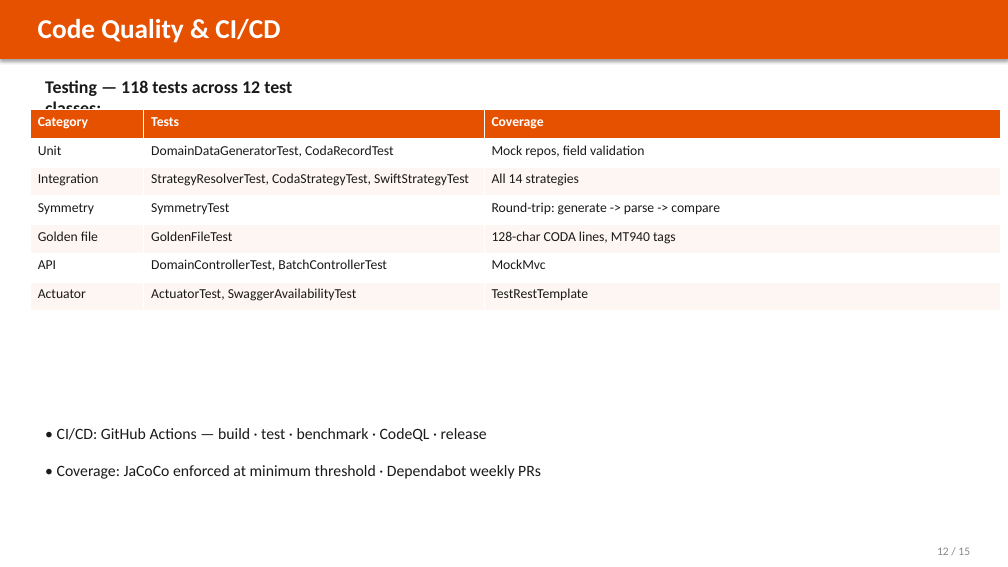
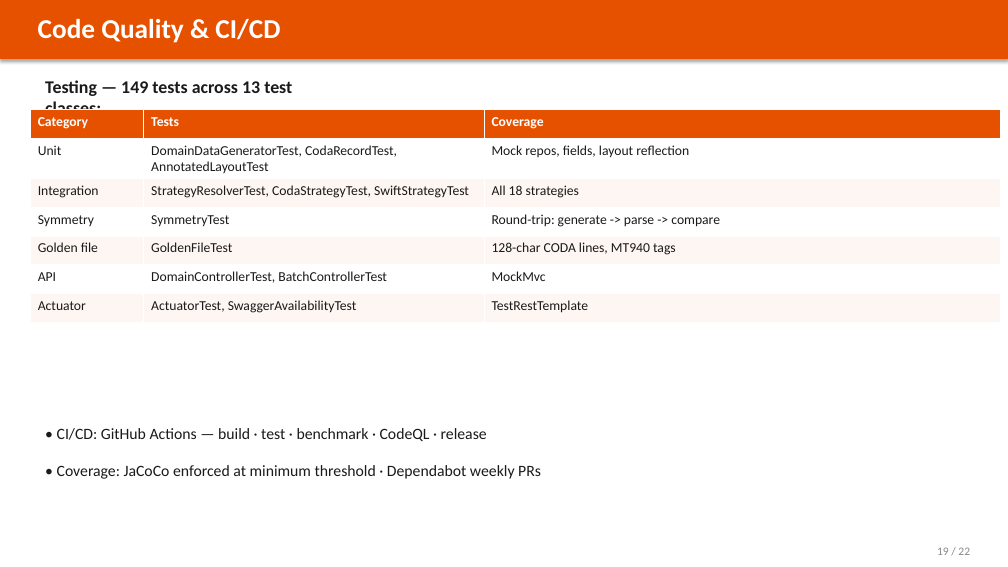
Before and after one commit to wallaceespindola/fixed-length-converters, a slide deck: slide 19 of docs/slides/banking-parser-platform.pptx (slide 12 before the commit). Drawn at 1008x567 pixels with LibreOffice and Linux fonts; fonts in the diff are those of the drawing. Boxes give left, top, right and bottom in pixels: in the first picture for what was removed or moved away, otherwise in the second. Text is boxed around its words. In the diff, an @@ line names an element or a change of style, - is before the commit and + after.

Commit message:
docs: ground the formatter comparison in verified data
The comparison tables rated libraries on adjectives alone — no versions, no
release dates, no maintenance signal, and nothing a bank could use to judge
operational risk.

Replace them with facts gathered on 2026-07-27 from Maven Central metadata,
the GitHub REST API and deps.dev: pinned vs latest version, release dates,
repository activity, stars, governance model, dependent packages, license,
jar size and transitive cost (camel-bindy drags in icu4j at 14 MB), plus the
CVE-2020-13936 caveat for Velocity templates. Maven Central publishes no
download counts, so dependents and release cadence stand in for adoption and
the docs say so rather than quoting an invented number.

Add measured throughput for all nine approaches: a 36-benchmark JMH run and
end-to-end batch-pipeline records/second. fixedformat4j leads CODA; the two
annotation-derived Spring Batch hybrids match native Spring Batch, confirming
the reflection cost is construction-time only.

Deck grows from 15 to 22 slides (annotation-derived layouts, library health,
adoption, supply chain, bank suitability, both performance views). README and
CLAUDE.md updated; PPTX regenerated from tools/python/generate_pptx.py.

```diff
--- a/docs/slides/banking-parser-platform.pptx
+++ b/docs/slides/banking-parser-platform.pptx
@@ text at (x1=45, y1=80, x2=292, y2=120): text changed @@
-Testing — 118 tests across 12 test classes:
+Testing — 149 tests across 13 test classes:
@@ table at (x1=30, y1=110, x2=1000, y2=317) @@
-row 2, column 2: DomainDataGeneratorTest, CodaRecordTest
+row 2, column 2: DomainDataGeneratorTest, CodaRecordTest, AnnotatedLayoutTest
-row 2, column 3: Mock repos, field validation
+row 2, column 3: Mock repos, fields, layout reflection
-row 3, column 3: All 14 strategies
+row 3, column 3: All 18 strategies
@@ text at (x1=937, y1=547, x2=970, y2=555): text changed @@
-12 / 15
+19 / 22
```
Also in this commit, not shown: 13 other slides changed, 8 slides added, 1 slide removed, 7 other files.
